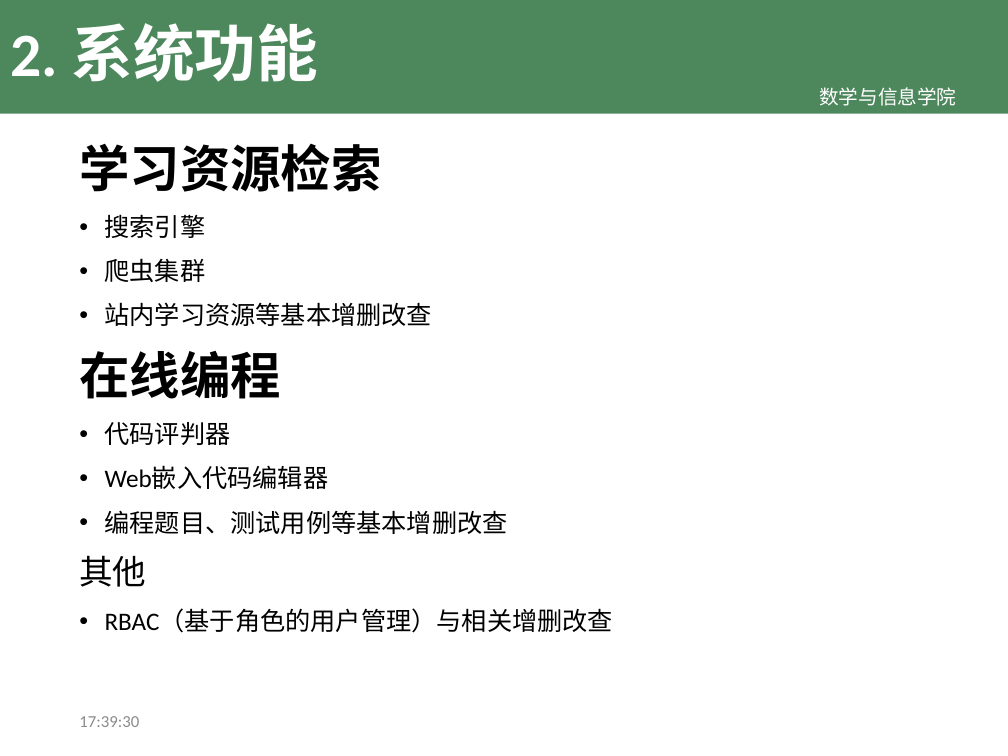
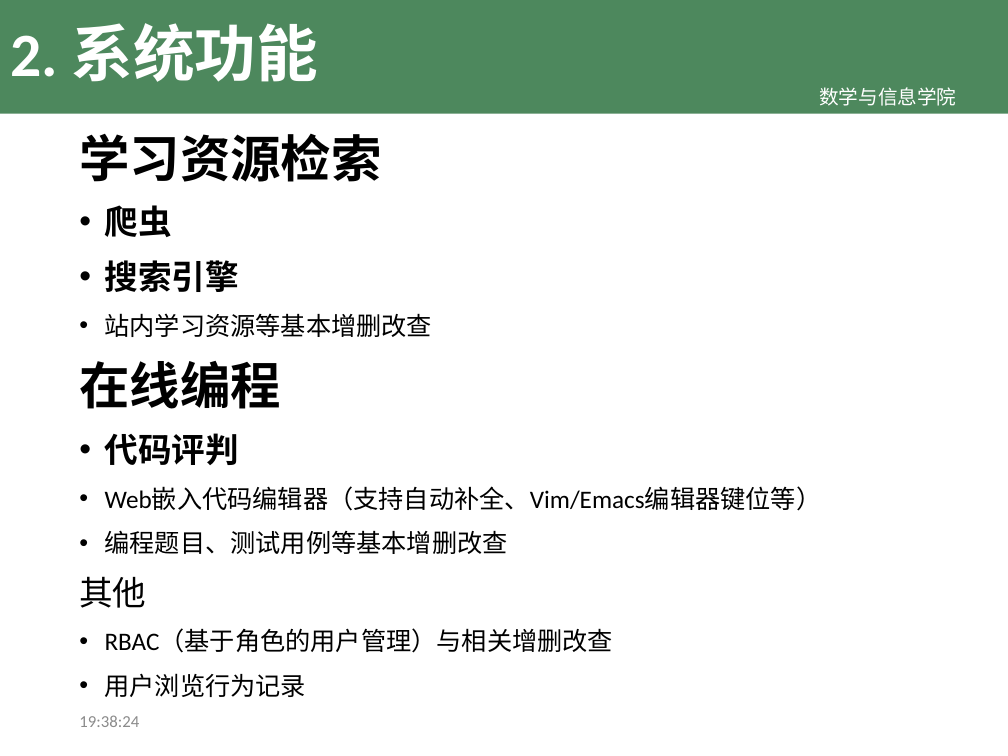
Before and after one commit to TeslaCN/graduation, a slide deck: slide 6 of 基于Scrapy框架的计算机专业学习资源网站_吴伟杰.pptx (slide 4 before the commit). Drawn at 1008x756 pixels with LibreOffice and Linux fonts; fonts in the diff are those of the drawing; background and template pictures are left out. Boxes give left, top, right and bottom in pixels: in the first picture for what was removed or moved away, otherwise in the second. Text is boxed around its words. In the diff, an @@ line names an element or a change of style, - is before the commit and + after.

```diff
--- a/基于Scrapy框架的计算机专业学习资源网站_吴伟杰.pptx
+++ b/基于Scrapy框架的计算机专业学习资源网站_吴伟杰.pptx
@@ text "学习资源检索": place and size @@
-text "学习资源检索" at (79, 144, 614, 633)
+text "学习资源检索" at (79, 134, 822, 697)
@@ text at (105, 205, 172, 237): paragraph added @@
+• 爬虫
@@ text at (105, 258, 206, 282): paragraph removed @@
-• 爬虫集群
@@ text at (105, 260, 239, 292): size 18 to 24 pt, bold on in "搜索引擎" @@
@@ text at (105, 433, 822, 511): text changed @@
-• 代码评判器
-• Web嵌入代码编辑器
+• 代码评判
+• Web嵌入代码编辑器（支持自动补全、Vim/Emacs编辑器键位等）
@@ text at (105, 673, 307, 697): paragraph added @@
+• 用户浏览行为记录
@@ text at (79, 715, 139, 727): text changed @@
-17:39:30
+19:38:24
```
Also in this commit, not shown: 9 other slides changed, 9 slides added, 4 other files.
